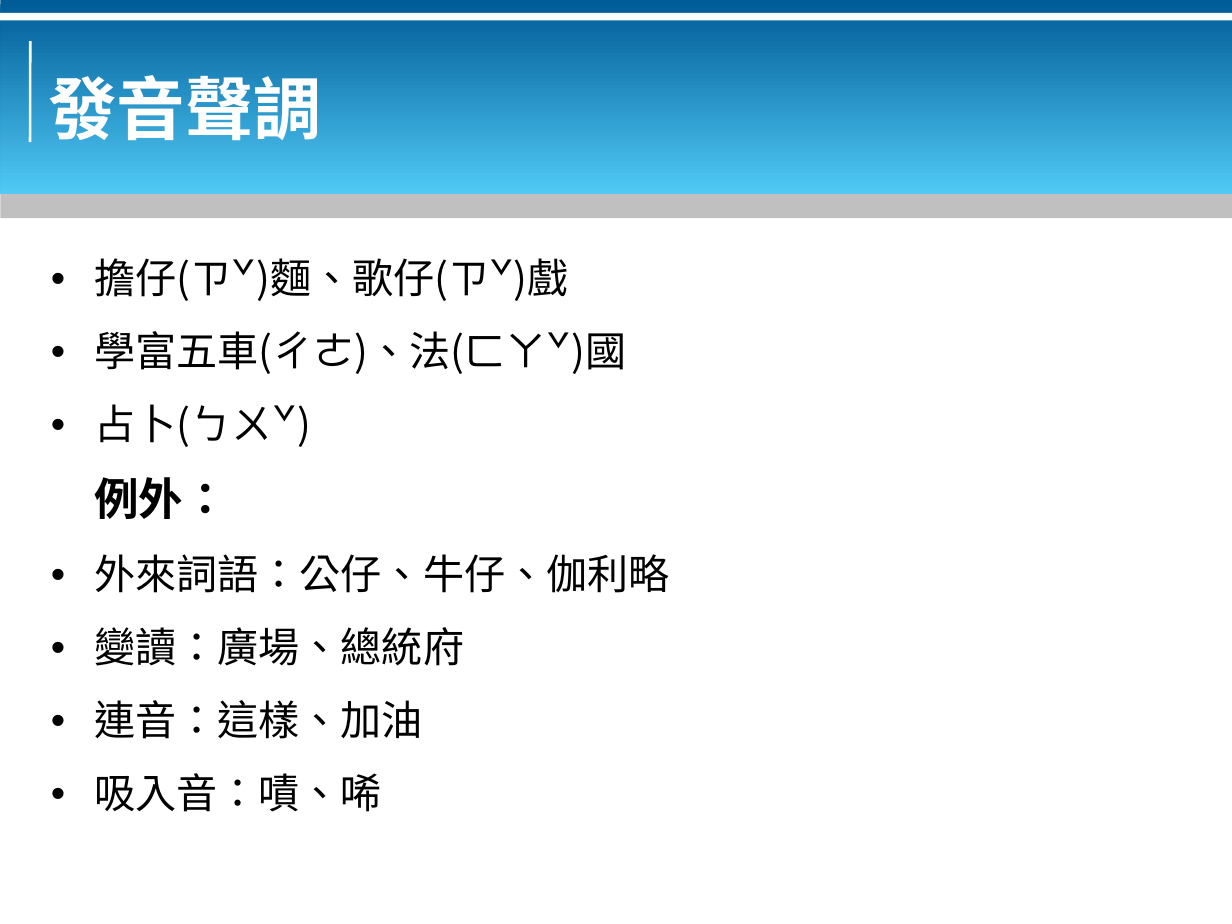
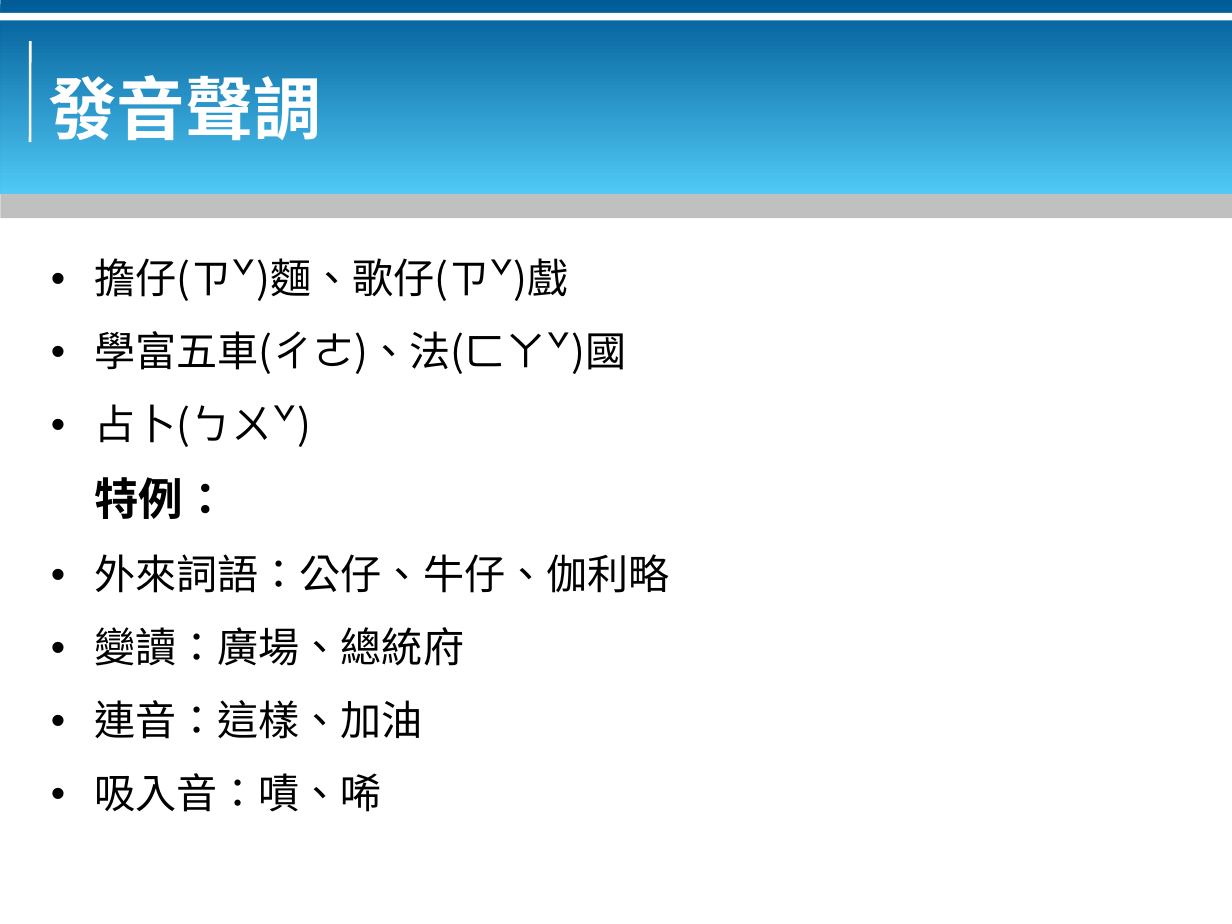
Before and after one commit to bluebat/.presentations, a slide deck: slide 5 of use-nonstandard-hanzi.odp. Drawn at 1232x924 pixels with LibreOffice and Linux fonts; fonts in the diff are those of the drawing; background and template pictures are left out. Boxes give left, top, right and bottom in pixels: in the first picture for what was removed or moved away, otherwise in the second. Text is boxed around its words. In the diff, an @@ line names an element or a change of style, - is before the commit and + after.

```diff
--- a/use-nonstandard-hanzi.odp
+++ b/use-nonstandard-hanzi.odp
@@ text at bbox=[94, 477, 227, 519]: text changed @@
-例外：
+特例：
```
Also in this commit, not shown: 4 other slides changed, 1 slide added, 2 other files.
